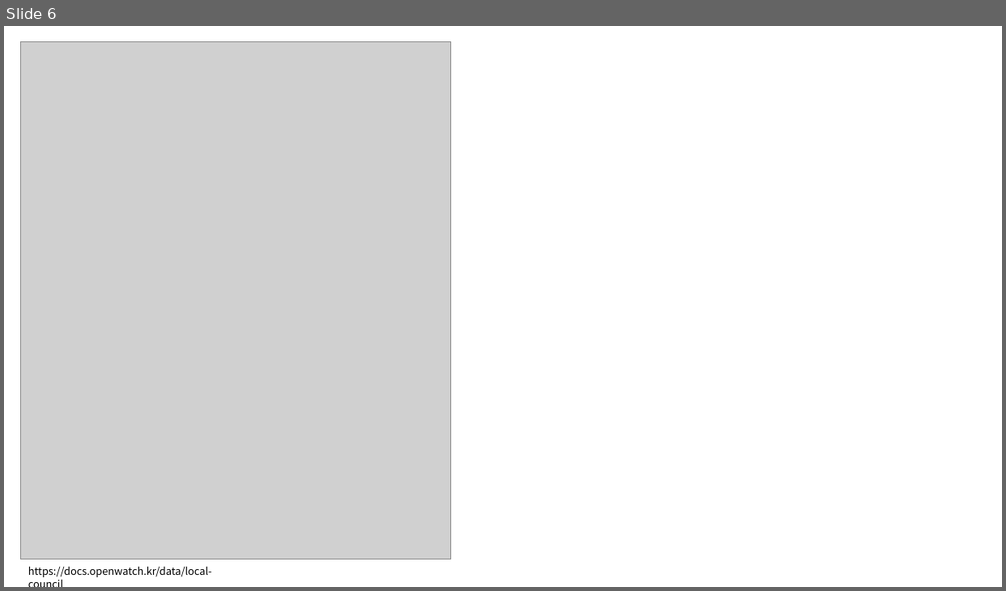
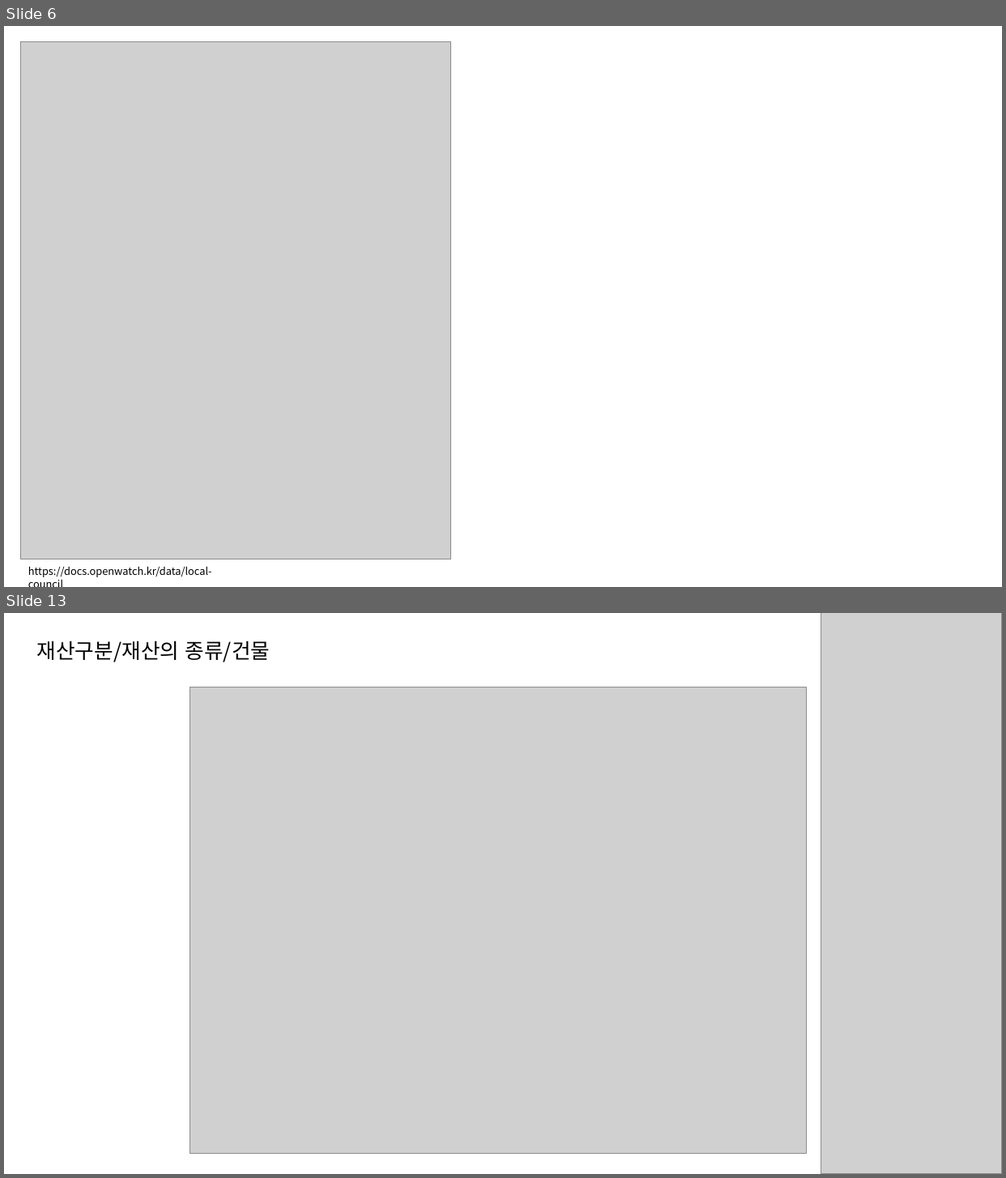
Before and after one commit to wordnbeing/sessac_visualproject, a slide deck: opwatch_visual_prj.pptx. Shown one above the other, each under a label of ours: slide 6 before the commit, slides 6 and 13 after it; the slides between them are not shown. The pictures are 1006x591 and 1006x1178 pixels, drawn with LibreOffice and Linux fonts; fonts in the diff are those of the drawing; grey boxes stand for pictures. Boxes give left, top, right and bottom in pixels: in the first picture for what was removed or moved away, otherwise in the second. Text is boxed around its words. In the diff, an @@ line names an element or a change of style, - is before the commit and + after.

```diff
--- a/opwatch_visual_prj.pptx
+++ b/opwatch_visual_prj.pptx
@@ slide 13 added at box(4, 613, 1002, 1174), background #FFFFFF @@
@@ picture added at box(820, 613, 1002, 1174) @@
@@ text added at box(37, 641, 270, 662), 20 pt, text #000000 @@
+재산구분/재산의 종류/건물
@@ picture added at box(189, 687, 807, 1153) @@
```
Also in this commit, not shown: 9 other slides added, 3 other files.
